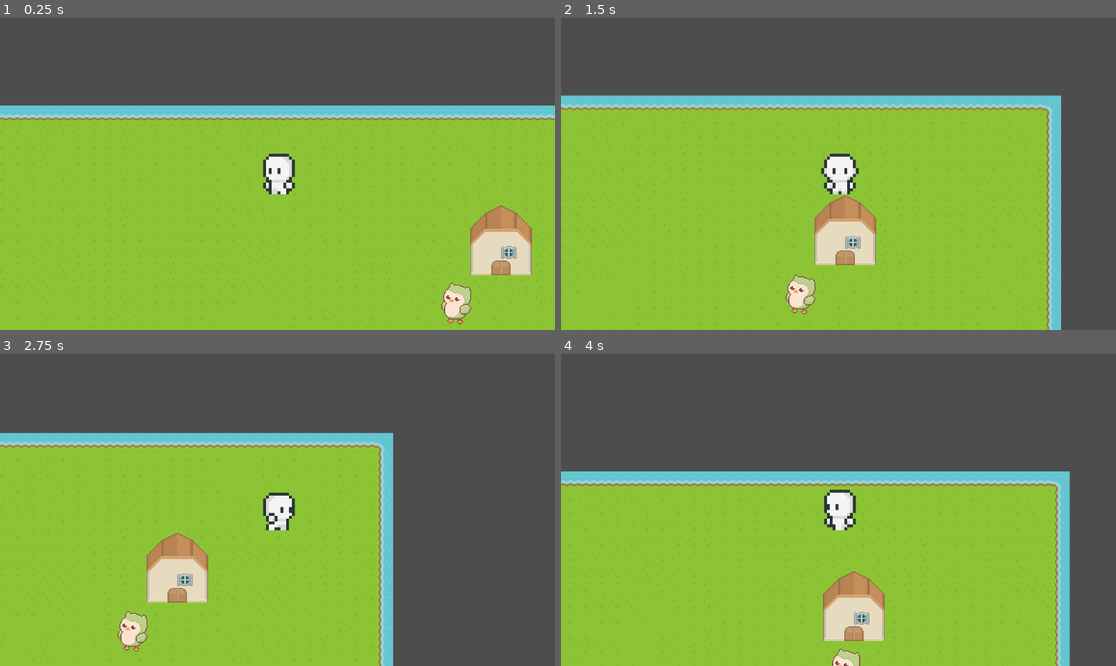
Above: before the commit, frames 1-4 (two rows, left to right).
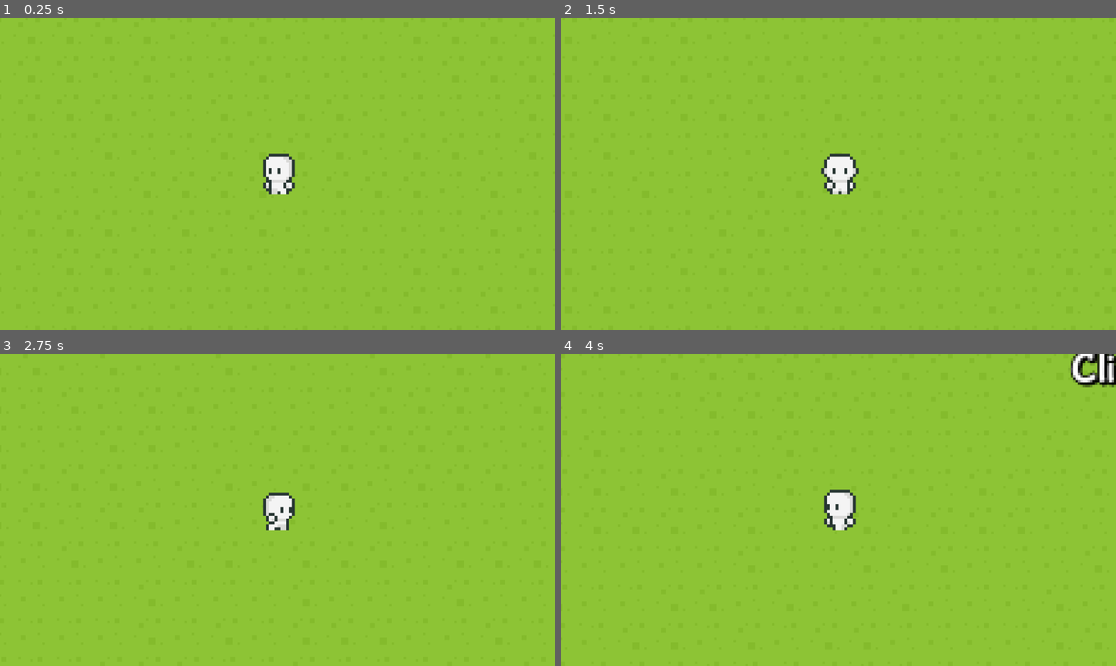
Above: after the commit, the same moments.

Repository: LKenny26/Buddyville
Game: Godot game, scene res://scenes/main.tscn
Two runs of this game, one before a commit and one after it. Both use one fixed random seed, a clock stepped at 60 frames per second and the inputs below.
Inputs (mouse positions are in pixels of both pictures, inside the frame that each line leads up to):
- Up to frame 1 (0.25 s): no input
- Up to frame 2 (1.5 s): tap Enter at 0.5, 1.25 s; move the mouse to (960, 158) at 0.52 s; hold Right (Right) 0.53-1.28 s; click (960, 158) at 0.6 s; move the mouse to (727, 189) at 1.27 s; hold Down (Down) from 1.28 s (still down); tap Shift (Run) at 1.35 s
- Up to frame 3 (2.75 s): tap Enter at 2 s; move the mouse to (333, 441) at 2.02 s; release Down (Down) at 2.03 s; hold Right (Right) from 2.03 s (still down); click (333, 441) at 2.1 s
- Up to frame 4 (4 s): tap Enter at 2.75, 3.5 s; move the mouse to (810, 572) at 2.77 s; release Right (Right) at 2.78 s; hold Up (Up) 2.78-3.53 s; tap Shift (Run) at 2.85 s; move the mouse to (1005, 556) at 3.52 s; hold Left (Left) from 3.53 s (still down); click (1005, 556) at 3.6 s

The runs differ from the first frame. In frame 1, 35% of the frame differs, in the area x 0-100%, y 0-99%; in frame 2, 41%; in frame 3, 55%, in the area x 0-100%, y 0-100%; in frame 4, 51%.

Commit message:
moved stuff and made map bigger

Diff:
--- a/buddyville/scenes/main.tscn
+++ b/buddyville/scenes/main.tscn
@@ -1,27 +1,28 @@
 [gd_scene load_steps=7 format=3 uid="uid://ugtasvri7j35"]
 
 [ext_resource type="PackedScene" uid="uid://dlkgdkauuen1n" path="res://scenes/map.tscn" id="1_ej20c"]
-[ext_resource type="PackedScene" uid="uid://ru1bibjng8ry" path="res://scenes/Monkey.tscn" id="2_re01m"]
+[ext_resource type="PackedScene" path="res://scenes/Monkey.tscn" id="2_re01m"]
 [ext_resource type="PackedScene" uid="uid://ehfrk34mqty0" path="res://scenes/player.tscn" id="3_e0kjd"]
-[ext_resource type="PackedScene" uid="uid://daf0e1u4835rl" path="res://scenes/Owl.tscn" id="4_h7v2v"]
-[ext_resource type="PackedScene" uid="uid://c40ij0bcltqal" path="res://scenes/Porcupine.tscn" id="5_6pkf2"]
-[ext_resource type="PackedScene" uid="uid://cgveo3du6coy4" path="res://scenes/Rabbit.tscn" id="6_an1qs"]
+[ext_resource type="PackedScene" path="res://scenes/Owl.tscn" id="4_h7v2v"]
+[ext_resource type="PackedScene" path="res://scenes/Porcupine.tscn" id="5_6pkf2"]
+[ext_resource type="PackedScene" path="res://scenes/Rabbit.tscn" id="6_an1qs"]
 
 [node name="Node2D" type="Node2D"]
 
 [node name="Map" parent="." instance=ExtResource("1_ej20c")]
+scale = Vector2(2.5, 2.5)
 
 [node name="Monkey" parent="." instance=ExtResource("2_re01m")]
-position = Vector2(168, 144)
+position = Vector2(283, 356)
 
 [node name="player" parent="." instance=ExtResource("3_e0kjd")]
-position = Vector2(584, 71)
+position = Vector2(1159, 1090)
 
 [node name="Owl" parent="." instance=ExtResource("4_h7v2v")]
-position = Vector2(769, 206)
+position = Vector2(2070, 481)
 
 [node name="Porcupine" parent="." instance=ExtResource("5_6pkf2")]
-position = Vector2(254, 830)
+position = Vector2(548, 2229)
 
 [node name="Rabbit" parent="." instance=ExtResource("6_an1qs")]
-position = Vector2(932, 831)
+position = Vector2(2247, 2242)
